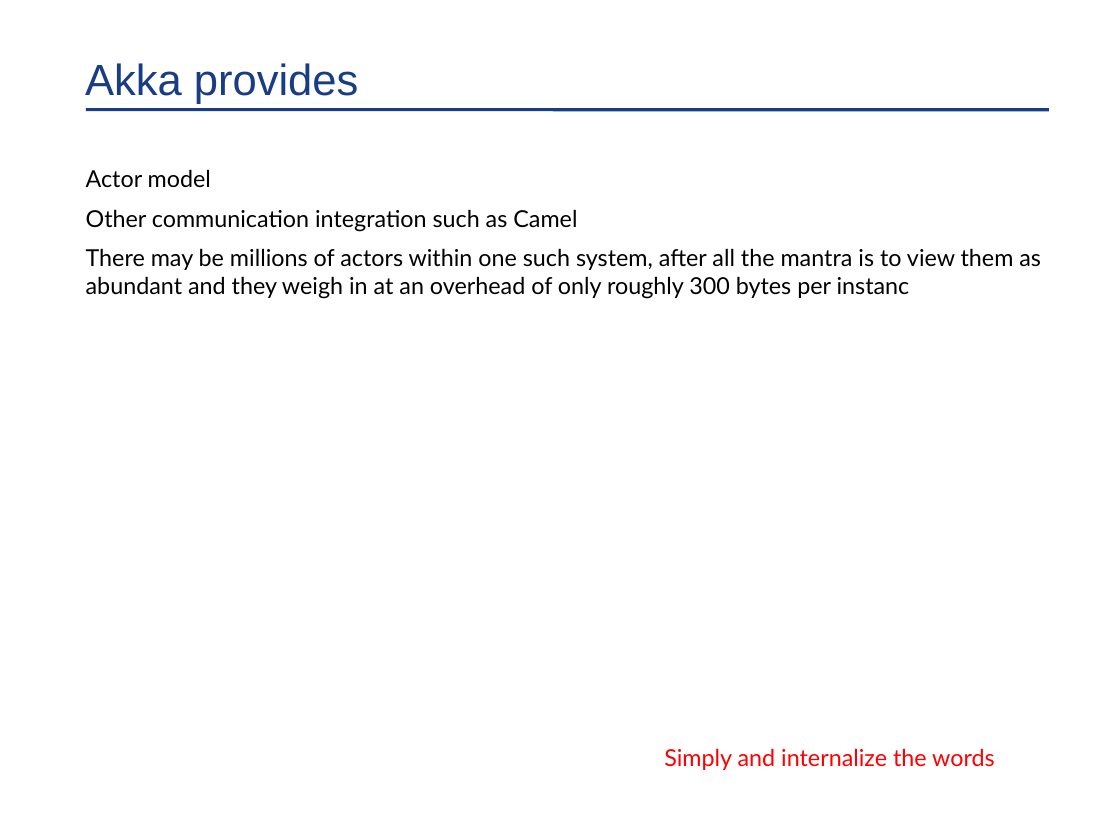
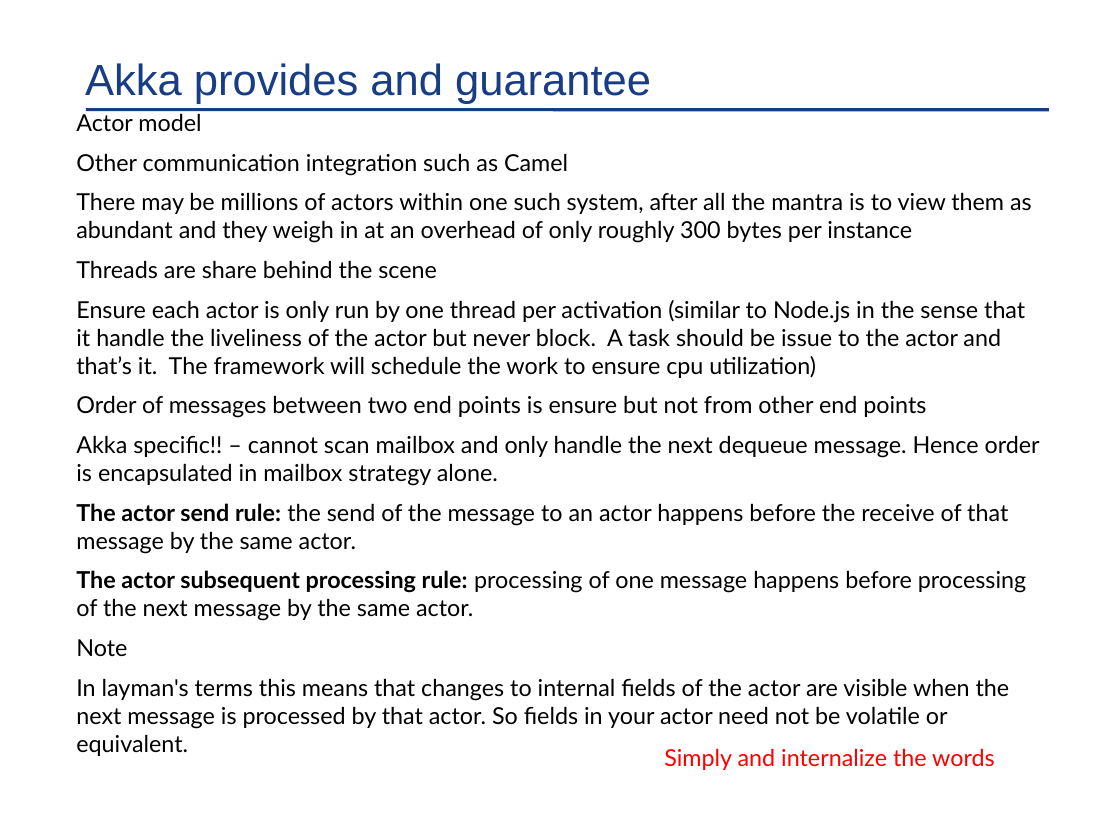
Before and after one commit to kangbiu/akka-tutorial-first-java, a slide deck: slide 9 of In Memory Data Grid Discussion.pptx. Drawn at 1120x840 pixels with LibreOffice and Linux fonts; fonts in the diff are those of the drawing; background and template pictures are left out. Boxes give left, top, right and bottom in pixels: in the first picture for what was removed or moved away, otherwise in the second. Text is boxed around its words. In the diff, an @@ line names an element or a change of style, - is before the commit and + after.

```diff
--- a/In Memory Data Grid Discussion.pptx
+++ b/In Memory Data Grid Discussion.pptx
@@ title at (x1=85, y1=63, x2=651, y2=104): text changed @@
-Akka provides
+Akka provides and guarantee
@@ text "Actor model" moved from (x1=86, y1=169, x2=1041, y2=299) to (x1=76, y1=110, x2=1040, y2=756) @@
@@ text at (x1=76, y1=192, x2=1040, y2=756): text changed @@
-There may be millions of actors within one such system, after all the mantra is to view them as abundant and they weigh in at an overhead of only roughly 300 bytes per instanc
+There may be millions of actors within one such system, after all the mantra is to view them as abundant and they weigh in at an overhead of only roughly 300 bytes per instance
+Threads are share behind the scene
+Ensure each actor is only run by one thread per activation (similar to Node.js in the sense that it handle the liveliness of the actor but never block. A task should be issue to the actor and that’s it. The framework will schedule the work to ensure cpu utilization)
+Order of messages between two end points is ensure but not from other end points
+Akka specific!! – cannot scan mailbox and only handle the next dequeue message. Hence order is encapsulated in mailbox strategy alone.
+The actor send rule: the send of the message to an actor happens before the receive of that message by the same actor.
+The actor subsequent processing rule: processing of one message happens before processing of the next message by the same actor.
+Note
+In layman's terms this means that changes to internal fields of the actor are visible when the next message is processed by that actor. So fields in your actor need not be volatile or equivalent.
```
Also in this commit, not shown: 1 other slide changed, 1 slide added, 2 other files.
